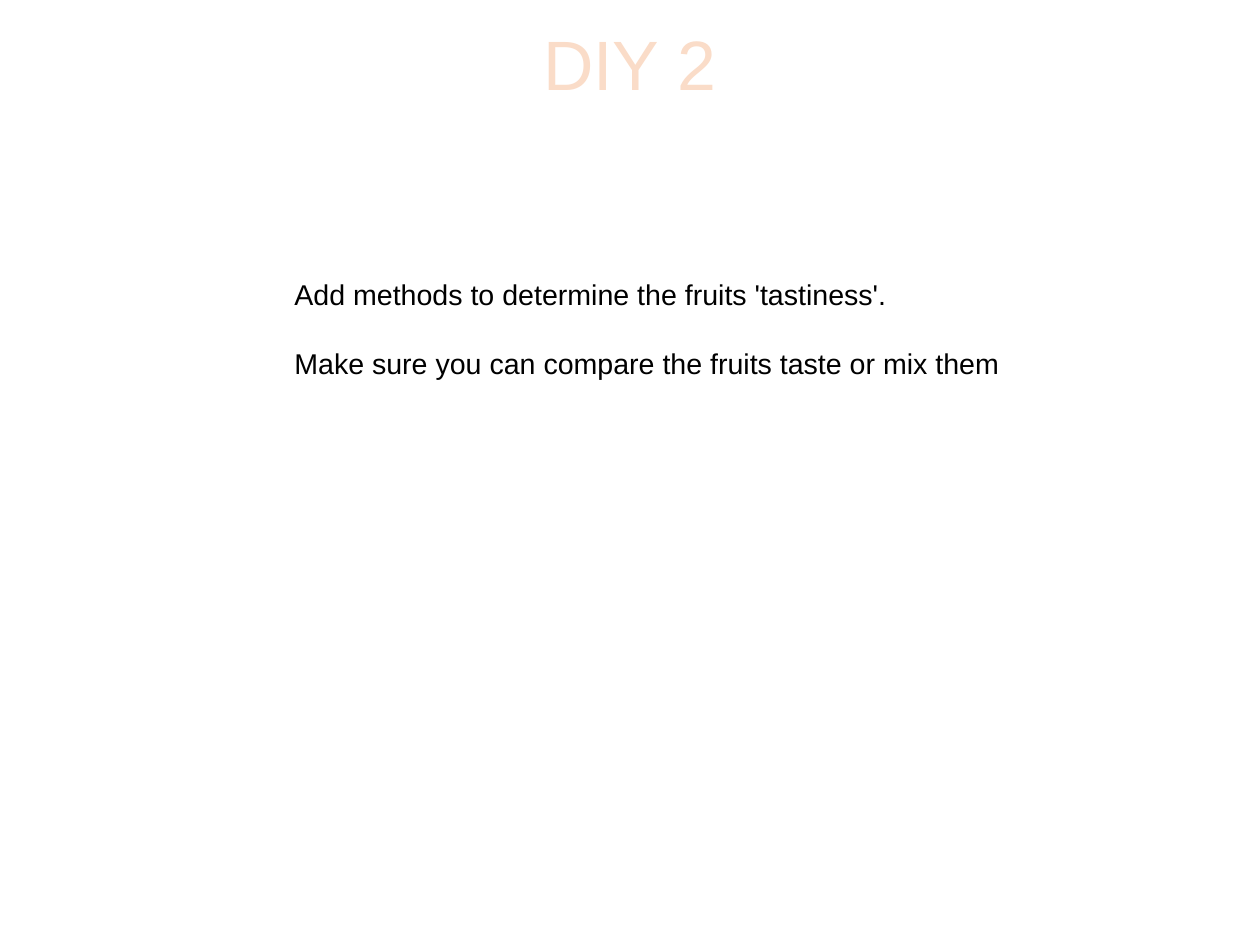
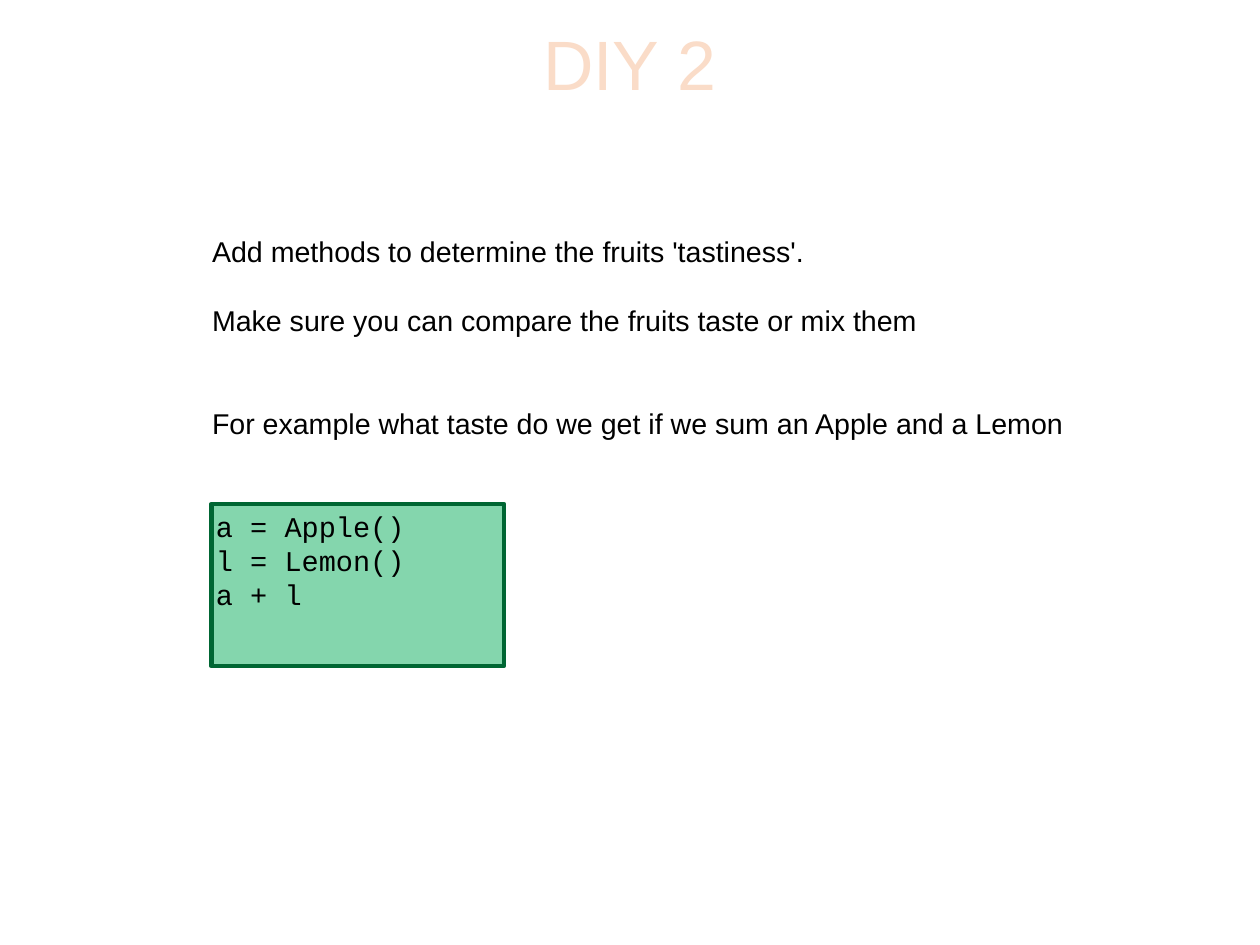
Before and after one commit to sphaero/workshops, a slide deck: slide 31 of PythonFu/presentation.odp. Drawn at 1260x945 pixels with LibreOffice and Linux fonts; fonts in the diff are those of the drawing; background and template pictures are left out. Boxes give left, top, right and bottom in pixels: in the first picture for what was removed or moved away, otherwise in the second. Text is boxed around its words. In the diff, an @@ line names an element or a change of style, - is before the commit and + after.

```diff
--- a/PythonFu/presentation.odp
+++ b/PythonFu/presentation.odp
@@ text "Add methods to determine the ...": place and size @@
-text "Add methods to determine the ..." at box(294, 284, 998, 379)
+text "Add methods to determine the ..." at box(212, 241, 1062, 439)
@@ text at box(212, 413, 1062, 439): paragraph added @@
+For example what taste do we get if we sum an Apple and a Lemon
@@ rectangle added at box(212, 504, 504, 667), fill #66CC99 at 80% opacity, outline #006633 2.89 pt, 18 pt, text #000000 @@
+a = Apple()
+l = Lemon()
+a + l
```
Also in this commit, not shown: 8 other slides changed, 10 slides added, 1 slide removed, 2 other files.
